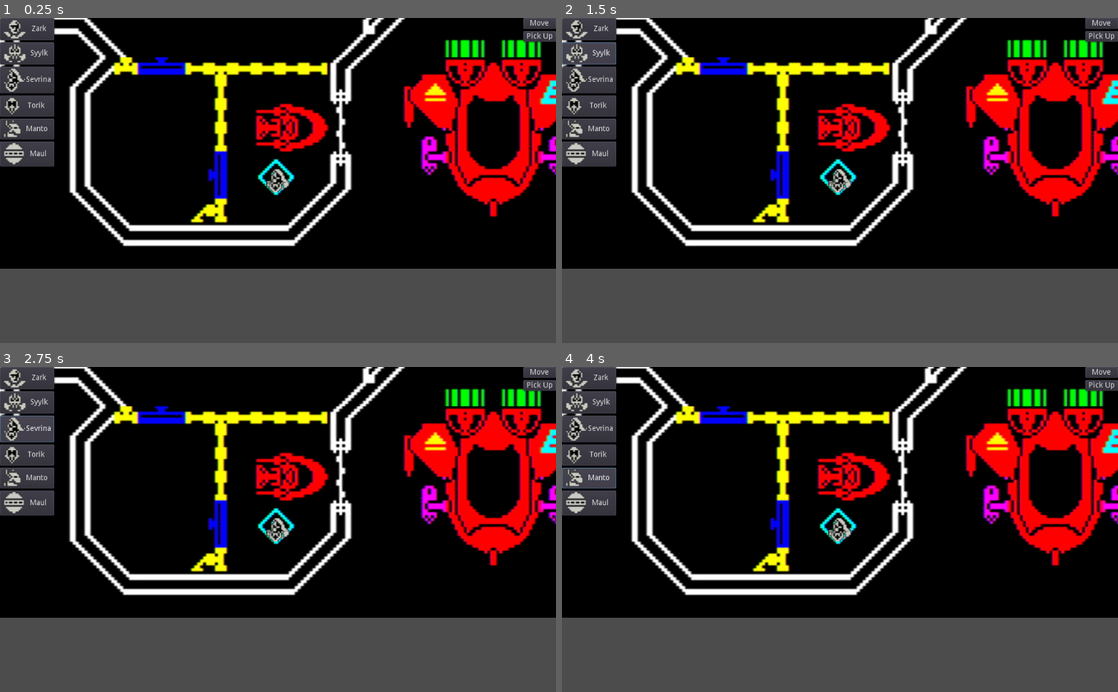
Above: before the commit, frames 1-4 (two rows, left to right).
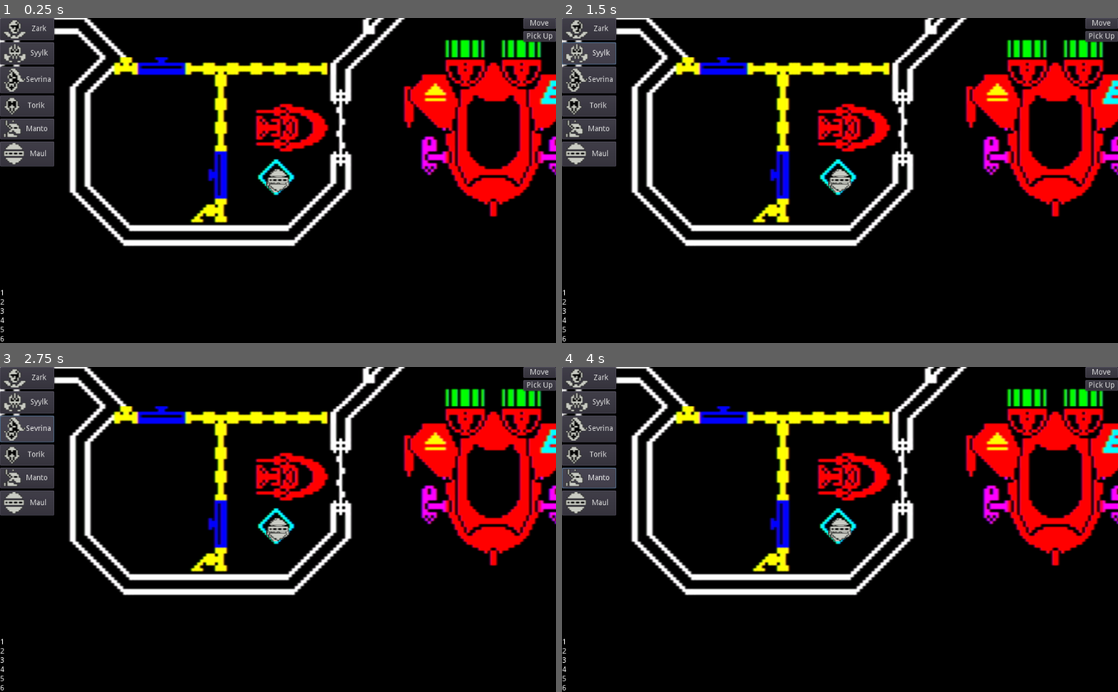
Above: after the commit, the same moments.

Repository: SteveSmith16384/AbandonedShip3
Game: Godot game, scene res://Main.tscn
The game is run twice, just before and just after one commit, with the same random seed, the same clock (stepped at 60 frames per second) and the same inputs.
Inputs:
- Up to frame 1 (0.25 s): no input
- Up to frame 2 (1.5 s): click "Zark" at 0.5 s; click "Syylk" at 1.25 s
- Up to frame 3 (2.75 s): click "Sevrina" at 2 s
- Up to frame 4 (4 s): click "Torik" at 2.75 s; click "Manto" at 3.5 s

The runs differ from the first frame. In frame 1, 23% of the frame differs, in the area x 0-100%, y 46-100%; in frame 2, 23%; in frame 3, 23%; in frame 4, 23%.

Commit message:
Various bits of code

Diff:
--- /dev/null
+++ b/src/GameLog.tscn
@@ -0,0 +1,18 @@
+[gd_scene format=2]
+
+[node name="GameLog" type="CanvasLayer"]
+
+[node name="Label" type="Label" parent="."]
+anchor_top = 1.0
+anchor_bottom = 1.0
+margin_top = -99.0
+margin_right = 40.0
+text = "1
+2
+3
+4
+5
+6"
+__meta__ = {
+"_edit_use_anchors_": false
+}
--- a/src/Main.gd
+++ b/src/Main.gd
@@ -1,32 +1,40 @@
 extends Node
 
 var selected_unit : Entity
-#var units[]
+var units = {}
 var screen_size
+
 
 func _ready():
 	create_units()
 	screen_size = get_viewport().size
 
+
 func create_units():
 	var start_pos = get_node("StartLocation")
 
+	var syylk = create_unit("zark", start_pos)
+	create_unit("syylk", start_pos)
+	create_unit("sevrina", start_pos)
+	create_unit("torik", start_pos)
+	create_unit("manto", start_pos)
+	create_unit("maul", start_pos)
 
+	selected_unit = syylk
+	pass
+
+
+func create_unit(name, start_pos):
 	var unit = load("res://entities/UnitEntity.tscn")
 
 	var syylk = unit.instance()
 	add_child(syylk)
 	syylk.position = start_pos.position
-	var syylk_img = preload("res://assets/sprites/syylk.png")
+	var syylk_img = load("res://assets/sprites/" + name + ".png")
 	syylk.get_node("Sprite").set_texture(syylk_img)
 
-	var sevrina = unit.instance()
-	add_child(sevrina)
-	sevrina.position = start_pos.position
-	var sevrina_img = preload("res://assets/sprites/sevrina.png")
-	sevrina.get_node("Sprite").set_texture(sevrina_img)
-
-	selected_unit = syylk
+	units[name] = syylk
+	return syylk
 	pass
 
 
@@ -70,3 +78,7 @@
 	var c = ECS.entity_get_component(selected_unit.id, "destinationcomponent")
 	c.destination = pos
 	c.has_destination = true
+
+
+func select_unit(name):
+	pass
--- a/src/Main.tscn
+++ b/src/Main.tscn
@@ -7,13 +7,10 @@
 [ext_resource path="res://entities/ShadowfireMapEntity.tscn" type="PackedScene" id=5]
 [ext_resource path="res://UnitSelector.tscn" type="PackedScene" id=6]
 [ext_resource path="res://CommandSelector.tscn" type="PackedScene" id=7]
+[ext_resource path="res://GameLog.tscn" type="PackedScene" id=8]
 
 [node name="Main" type="Node2D"]
 script = ExtResource( 4 )
-
-[node name="CommandSelector" parent="." instance=ExtResource( 7 )]
-
-[node name="UnitSelector" parent="." instance=ExtResource( 6 )]
 
 [node name="Camera2D" type="Camera2D" parent="."]
 current = true
@@ -31,3 +28,11 @@
 
 [node name="StartLocation" parent="." instance=ExtResource( 2 )]
 position = Vector2( 778, 1264 )
+
+[node name="HUD" type="Node2D" parent="."]
+
+[node name="GameLog" parent="HUD" instance=ExtResource( 8 )]
+
+[node name="CommandSelector" parent="HUD" instance=ExtResource( 7 )]
+
+[node name="UnitSelector" parent="HUD" instance=ExtResource( 6 )]
--- /dev/null
+++ b/src/UnitSelector.gd
@@ -0,0 +1,36 @@
+extends CanvasLayer
+
+
+
+func _on_SelectZark_pressed():
+	getMain().select_unit("zark")
+	pass
+
+
+func _on_SelectSyylk_pressed():
+	getMain().select_unit("syylk")
+	pass
+
+
+func _on_SelectSevrina_pressed():
+	getMain().select_unit("sevrina")
+	pass
+
+
+func _on_SelectTorik_pressed():
+	getMain().select_unit("torik")
+	pass
+
+
+func _on_SelectManto_pressed():
+	getMain().select_unit("manto")
+	pass
+
+
+func _on_SelectMaul_pressed():
+	getMain().select_unit("maul")
+	pass
+
+func getMain():
+	var main = get_tree().get_root().get_node("Main")
+	return main
--- a/src/UnitSelector.tscn
+++ b/src/UnitSelector.tscn
@@ -6,8 +6,10 @@
 [ext_resource path="res://assets/sprites/manto.png" type="Texture" id=4]
 [ext_resource path="res://assets/sprites/zark.png" type="Texture" id=5]
 [ext_resource path="res://assets/sprites/torik.png" type="Texture" id=6]
+[ext_resource path="res://UnitSelector.gd" type="Script" id=7]
 
 [node name="UnitSelector" type="CanvasLayer"]
+script = ExtResource( 7 )
 
 [node name="MarginContainer" type="MarginContainer" parent="."]
 margin_right = 44.0
@@ -66,3 +68,9 @@
 __meta__ = {
 "_edit_use_anchors_": false
 }
+[connection signal="pressed" from="MarginContainer/VBoxContainer/SelectZark" to="." method="_on_SelectZark_pressed"]
+[connection signal="pressed" from="MarginContainer/VBoxContainer/SelectSyylk" to="." method="_on_SelectSyylk_pressed"]
+[connection signal="pressed" from="MarginContainer/VBoxContainer/SelectSevrina" to="." method="_on_SelectSevrina_pressed"]
+[connection signal="pressed" from="MarginContainer/VBoxContainer/SelectTorik" to="." method="_on_SelectTorik_pressed"]
+[connection signal="pressed" from="MarginContainer/VBoxContainer/SelectManto" to="." method="_on_SelectManto_pressed"]
+[connection signal="pressed" from="MarginContainer/VBoxContainer/SelectMaul" to="." method="_on_SelectMaul_pressed"]
--- a/src/components/CanMoveComponent.gd
+++ b/src/components/CanMoveComponent.gd
@@ -1,8 +1,8 @@
-class_name CanMoveComponent
+#class_name CanMoveComponent
 extends Component
 
-export var speed : int
+var speed : int = 100
 
-func _init(_speed):
-	speed = _speed
-	pass
+#func _init(_speed):
+#	speed = _speed
+#	pass
--- a/src/project.godot
+++ b/src/project.godot
@@ -9,11 +9,6 @@
 config_version=4
 
 _global_script_classes=[ {
-"base": "Component",
-"class": "CanMoveComponent",
-"language": "GDScript",
-"path": "res://components/CanMoveComponent.gd"
-}, {
 "base": "Node",
 "class": "Component",
 "language": "GDScript",
@@ -40,7 +35,6 @@
 "path": "res://gs_ecs/system.gd"
 } ]
 _global_script_class_icons={
-"CanMoveComponent": "",
 "Component": "",
 "Entity": "",
 "Group": "",
@@ -69,4 +63,5 @@
 
 [rendering]
 
+environment/default_clear_color=Color( 0, 0, 0, 1 )
 environment/default_environment="res://default_env.tres"
Not shown: 1 places in src/Main.tscn that only renumber resources
Not shown: 1 places in src/UnitSelector.tscn that only renumber resources
